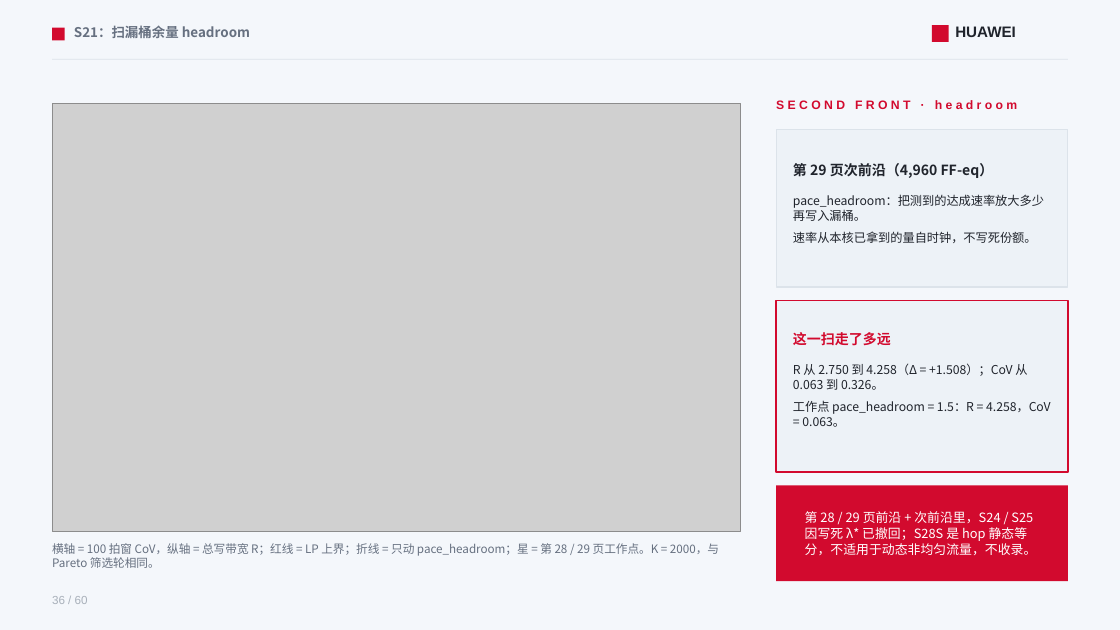
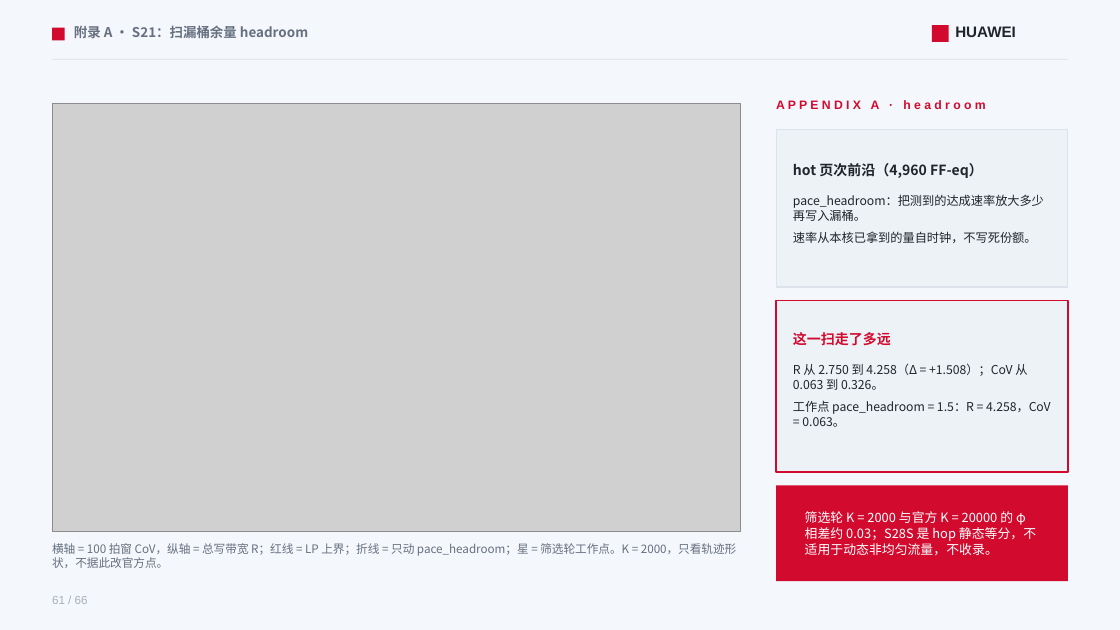
Before and after one commit to lukebest/booksim2, a slide deck: slide 61 of ppt/ring2-write-fairness.pptx (slide 36 before the commit). Drawn at 1120x630 pixels with LibreOffice and Linux fonts; fonts in the diff are those of the drawing; grey boxes stand for pictures. Boxes give left, top, right and bottom in pixels: in the first picture for what was removed or moved away, otherwise in the second. Text is boxed around its words. In the diff, an @@ line names an element or a change of style, - is before the commit and + after.

```diff
--- a/ppt/ring2-write-fairness.pptx
+++ b/ppt/ring2-write-fairness.pptx
@@ text at [74,25,308,38]: text changed @@
-S21：扫漏桶余量 headroom
+附录 A · S21：扫漏桶余量 headroom
@@ text at [776,100,986,113]: text changed @@
-S E C O N D F R O N T · h e a d r o o m
+A P P E N D I X A · h e a d r o o m
@@ text at [793,163,983,178]: text changed @@
-第 29 页次前沿（4,960 FF‑eq）
+hot 页次前沿（4,960 FF‑eq）
@@ text at [805,511,1036,555]: text changed @@
-第 28 / 29 页前沿 + 次前沿里，S24 / S25 因写死 λ* 已撤回；S28S 是 hop 静态等分，不适用于动态非均匀流量，不收录。
+筛选轮 K = 2000 与官方 K = 20000 的 φ 相差约 0.03；S28S 是 hop 静态等分，不适用于动态非均匀流量，不收录。
@@ text at [52,543,737,568]: text changed @@
-横轴 = 100 拍窗 CoV，纵轴 = 总写带宽 R；红线 = LP 上界；折线 = 只动 pace_headroom；星 = 第 28 / 29 页工作点。K = 2000，与 Pareto 筛选轮相同。
+横轴 = 100 拍窗 CoV，纵轴 = 总写带宽 R；红线 = LP 上界；折线 = 只动 pace_headroom；星 = 筛选轮工作点。K = 2000，只看轨迹形状，不据此改官方点。
@@ text at [52,596,88,604]: text changed @@
-36 / 60
+61 / 66
```
Also in this commit, not shown: 57 other slides changed, 7 slides added, 1 slide removed, 10 other files.
